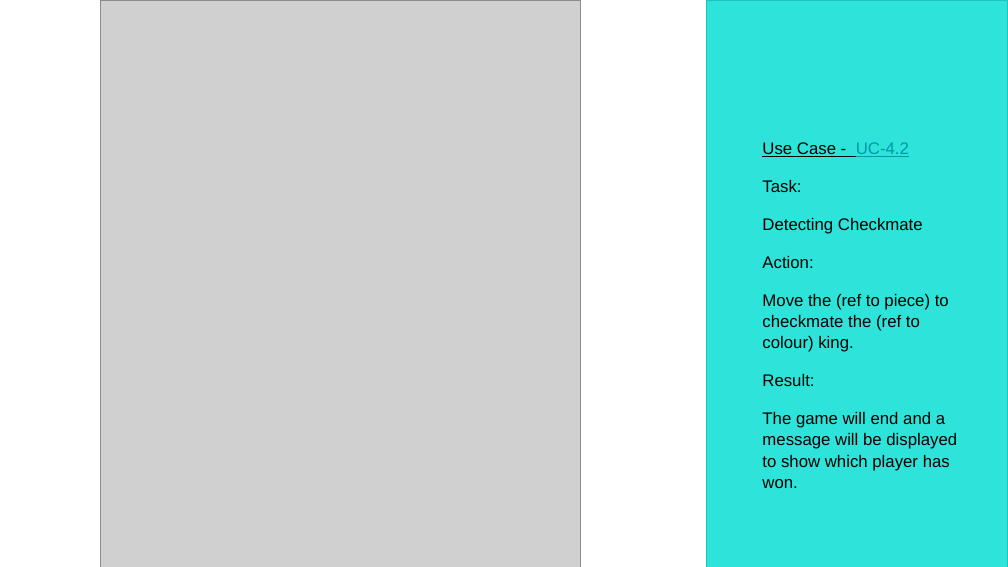
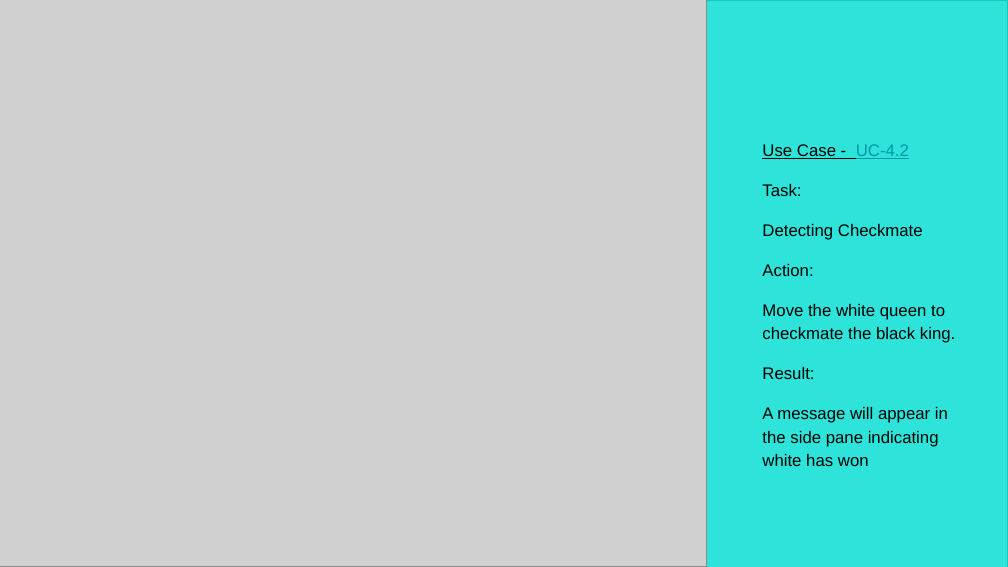
Before and after one commit to Skadoot/GP9, a slide deck: slide 30 of docs/ui_spec/UI-Spec-Pres-GP9.pptx. Drawn at 1008x567 pixels with LibreOffice and Linux fonts; fonts in the diff are those of the drawing; grey boxes stand for pictures. Boxes give left, top, right and bottom in pixels: in the first picture for what was removed or moved away, otherwise in the second. Text is boxed around its words. In the diff, an @@ line names an element or a change of style, - is before the commit and + after.

```diff
--- a/docs/ui_spec/UI-Spec-Pres-GP9.pptx
+++ b/docs/ui_spec/UI-Spec-Pres-GP9.pptx
@@ picture: place and size @@
-picture at box(101, 1, 581, 567)
+picture at box(0, 0, 707, 566)
@@ text at box(762, 144, 923, 379): line spacing 1.05 to 1.15 @@
@@ text at box(762, 304, 955, 343): text changed @@
-Move the (ref to piece) to checkmate the (ref to colour) king.
+Move the white queen to checkmate the black king.
@@ text at box(762, 407, 948, 466): text changed @@
-The game will end and a message will be displayed to show which player has won.
+A message will appear in the side pane indicating white has won
```
Also in this commit, not shown: 28 other slides changed, 2 slides removed, 15 other files.
